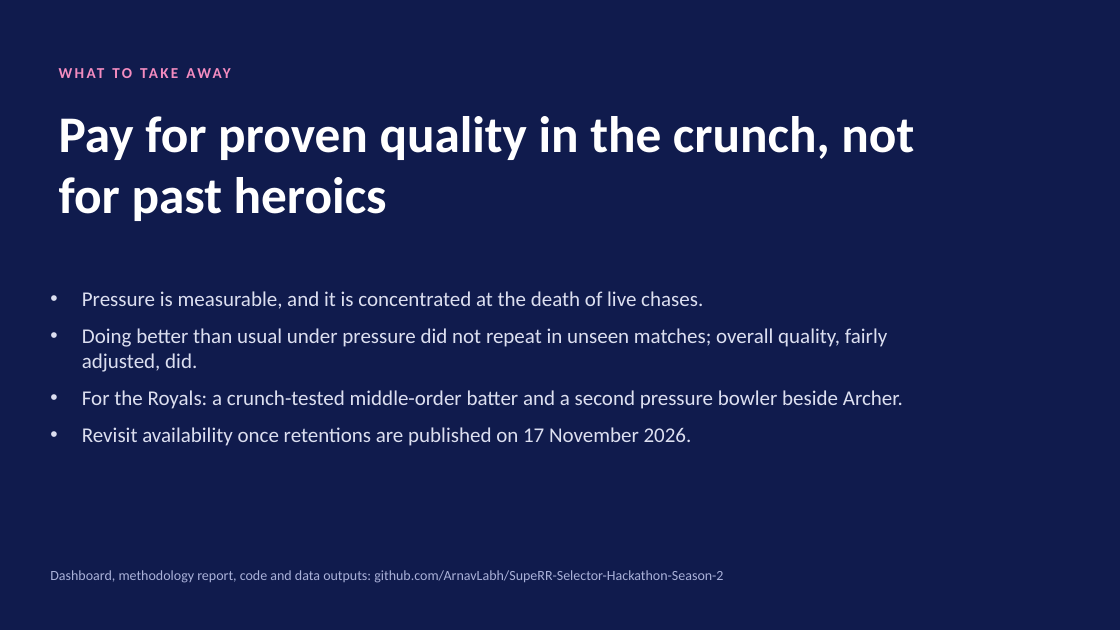
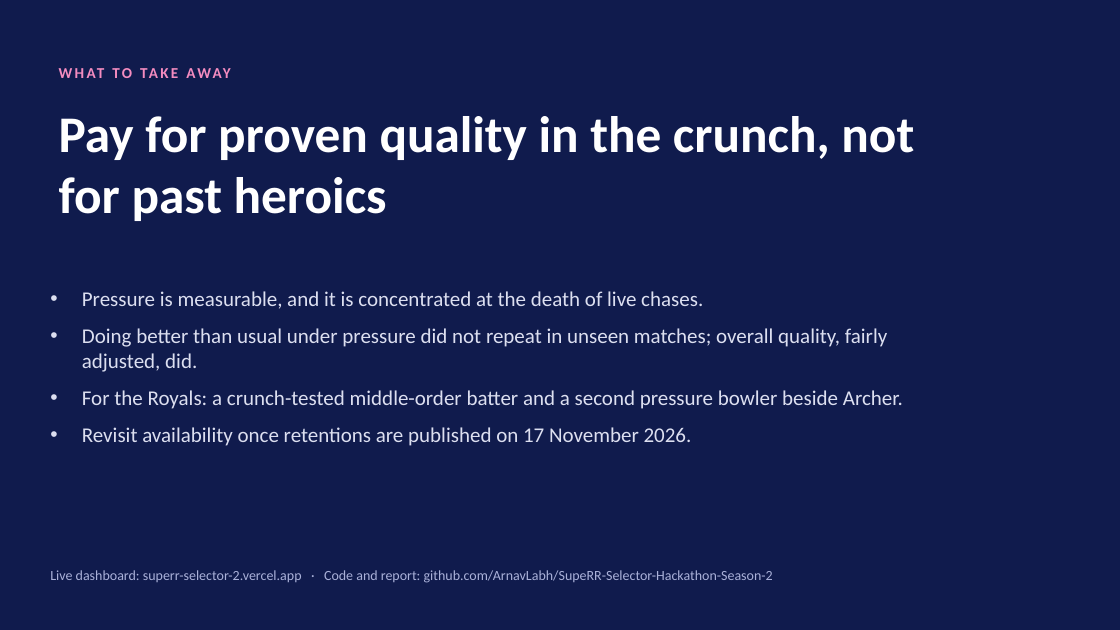
Before and after one commit to ArnavLabh/SupeRR-Selector-Hackathon-Season-2, a slide deck: slide 11 of reports/Pressure_Index_Executive_Deck.pptx. Drawn at 1120x630 pixels with LibreOffice and Linux fonts; fonts in the diff are those of the drawing. Boxes give left, top, right and bottom in pixels: in the first picture for what was removed or moved away, otherwise in the second. Text is boxed around its words. In the diff, an @@ line names an element or a change of style, - is before the commit and + after.

```diff
--- a/reports/Pressure_Index_Executive_Deck.pptx
+++ b/reports/Pressure_Index_Executive_Deck.pptx
@@ text at (50,570,773,583): text changed @@
-Dashboard, methodology report, code and data outputs: github.com/ArnavLabh/SupeRR-Selector-Hackathon-Season-2
+Live dashboard: superr-selector-2.vercel.app · Code and report: github.com/ArnavLabh/SupeRR-Selector-Hackathon-Season-2
```
Also in this commit, not shown: 2 other slides changed, 47 other files.
